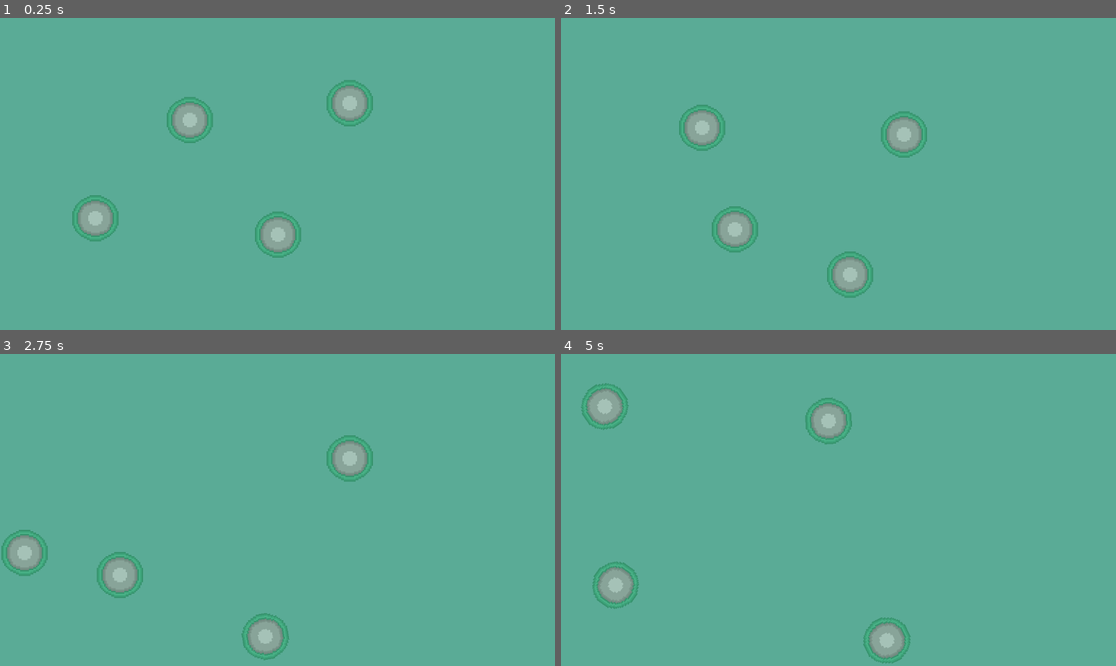
Above: before the commit, frames 1-4 (two rows, left to right).
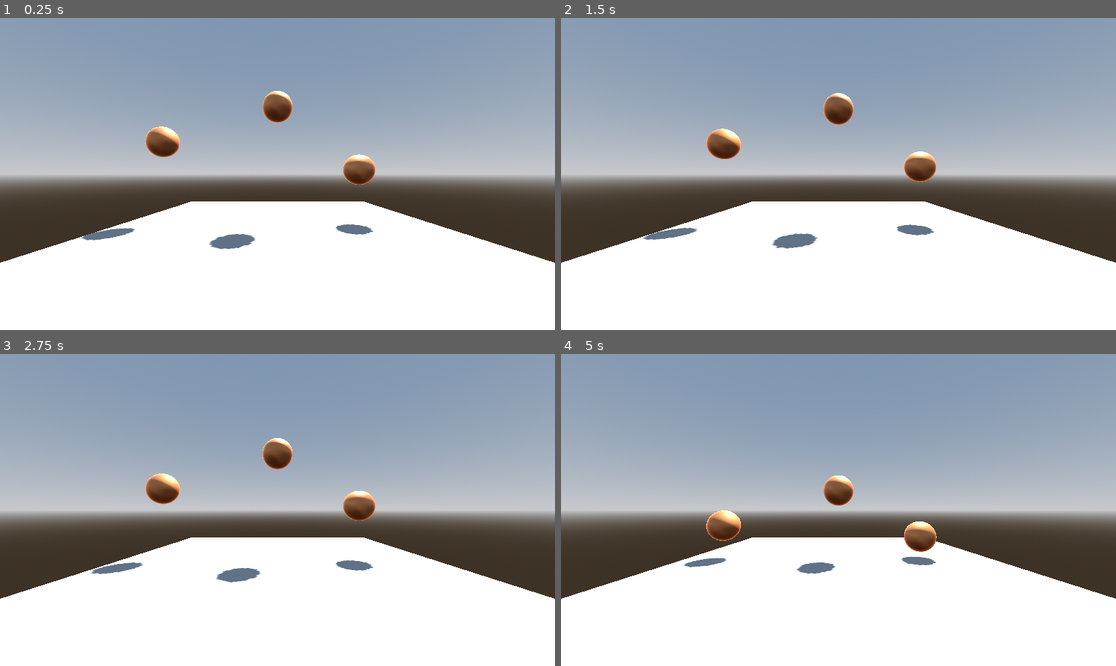
Above: after the commit, the same moments.

Repository: fkeyzuwu/GodotReversibleRigibodies
Game: Godot game, scene res://examples/3d/world_3d.tscn
The game is run twice, just before and just after one commit, with the same random seed, the same clock (stepped at 60 frames per second) and the same inputs. Before the commit the project starts from res://examples/2d/world_2d.tscn.
Inputs:
- Up to frame 1 (0.25 s): no input
- Up to frame 2 (1.5 s): tap Enter at 0.5 s; tap R at 0.6, 1.35 s; tap Space at 0.77 s
- Up to frame 3 (2.75 s): tap Space at 1.52 s; tap R at 2.1 s
- Up to frame 4 (5 s): tap R at 2.85, 3.6, 4.35 s; tap Space at 3.02, 3.77, 4.52 s

The runs differ from the first frame. In frame 1, 100% of the frame differs, in the area x 0-100%, y 0-100%; in frame 2, 100%; in frame 3, 100%; in frame 4, 100%.

Commit message:
update

Diff:
--- /dev/null
+++ b/examples/3d/sphere.gd
@@ -0,0 +1,8 @@
+extends ReversibleRigidBody3D
+
+func _input(event: InputEvent) -> void:
+	if event is InputEventKey:
+		if event.pressed and event.keycode == KEY_R:
+			start_rewind()
+		elif !event.pressed and event.keycode == KEY_R:
+			stop_rewind()
--- /dev/null
+++ b/examples/3d/sphere.tscn
@@ -0,0 +1,31 @@
+[gd_scene load_steps=6 format=3 uid="uid://doc5q1v03xcs0"]
+
+[ext_resource type="Script" path="res://examples/3d/sphere.gd" id="1_r0cr3"]
+
+[sub_resource type="PhysicsMaterial" id="PhysicsMaterial_7bm5g"]
+bounce = 0.95
+
+[sub_resource type="SphereShape3D" id="SphereShape3D_5atlh"]
+
+[sub_resource type="StandardMaterial3D" id="StandardMaterial3D_7lir4"]
+albedo_color = Color(0.878431, 0.564706, 0.352941, 1)
+metallic = 0.76
+roughness = 0.58
+rim_enabled = true
+proximity_fade_distance = 1988.76
+
+[sub_resource type="SphereMesh" id="SphereMesh_icu07"]
+material = SubResource("StandardMaterial3D_7lir4")
+
+[node name="Sphere" type="RigidBody3D" node_paths=PackedStringArray("collision_shape_3d")]
+physics_material_override = SubResource("PhysicsMaterial_7bm5g")
+script = ExtResource("1_r0cr3")
+collision_shape_3d = NodePath("CollisionShape3D")
+reverse_buffer_time = 8.0
+keep_momentum = true
+
+[node name="CollisionShape3D" type="CollisionShape3D" parent="."]
+shape = SubResource("SphereShape3D_5atlh")
+
+[node name="MeshInstance3D" type="MeshInstance3D" parent="."]
+mesh = SubResource("SphereMesh_icu07")
--- /dev/null
+++ b/examples/3d/world_3d.tscn
@@ -0,0 +1,52 @@
+[gd_scene load_steps=7 format=3 uid="uid://bdg8aos1i82y5"]
+
+[ext_resource type="PackedScene" uid="uid://doc5q1v03xcs0" path="res://examples/3d/sphere.tscn" id="1_dt3dn"]
+
+[sub_resource type="ProceduralSkyMaterial" id="ProceduralSkyMaterial_auc6x"]
+sky_horizon_color = Color(0.64625, 0.65575, 0.67075, 1)
+ground_horizon_color = Color(0.64625, 0.65575, 0.67075, 1)
+
+[sub_resource type="Sky" id="Sky_ss4hu"]
+sky_material = SubResource("ProceduralSkyMaterial_auc6x")
+
+[sub_resource type="Environment" id="Environment_fkqvw"]
+background_mode = 2
+sky = SubResource("Sky_ss4hu")
+tonemap_mode = 2
+
+[sub_resource type="BoxShape3D" id="BoxShape3D_2nsiu"]
+size = Vector3(10, 0.05, 10)
+
+[sub_resource type="PlaneMesh" id="PlaneMesh_q6qbs"]
+
+[node name="World3D" type="Node3D"]
+
+[node name="WorldEnvironment" type="WorldEnvironment" parent="."]
+environment = SubResource("Environment_fkqvw")
+
+[node name="DirectionalLight3D" type="DirectionalLight3D" parent="."]
+transform = Transform3D(-0.866023, -0.433016, 0.250001, 0, 0.499998, 0.866027, -0.500003, 0.749999, -0.43301, 0, 0, 0)
+shadow_enabled = true
+
+[node name="StaticBody3D" type="StaticBody3D" parent="."]
+
+[node name="CollisionShape3D" type="CollisionShape3D" parent="StaticBody3D"]
+shape = SubResource("BoxShape3D_2nsiu")
+
+[node name="MeshInstance3D" type="MeshInstance3D" parent="StaticBody3D"]
+transform = Transform3D(5, 0, 0, 0, 5, 0, 0, 0, 5, 0, 0, 0)
+mesh = SubResource("PlaneMesh_q6qbs")
+
+[node name="Sphere" parent="." instance=ExtResource("1_dt3dn")]
+transform = Transform3D(1, 0, 0, 0, 1, 0, 0, 0, 1, -3.77629, 2.93646, 0)
+
+[node name="Sphere2" parent="." node_paths=PackedStringArray("collision_shape_3d") instance=ExtResource("1_dt3dn")]
+transform = Transform3D(1, 0, 0, 0, 1, 0, 0, 0, 1, 2.68428, 2.02352, 0)
+collision_shape_3d = NodePath("../Sphere/CollisionShape3D")
+
+[node name="Sphere3" parent="." node_paths=PackedStringArray("collision_shape_3d") instance=ExtResource("1_dt3dn")]
+transform = Transform3D(1, 0, 0, 0, 1, 0, 0, 0, 1, 0, 4.09005, 0)
+collision_shape_3d = NodePath("../Sphere/CollisionShape3D")
+
+[node name="Camera3D" type="Camera3D" parent="."]
+transform = Transform3D(1, 0, 0, 0, 1, 0, 0, 0, 1, 0, 1.59876, 6.71705)
--- a/project.godot
+++ b/project.godot
@@ -11,7 +11,7 @@
 [application]
 
 config/name="ReverseRigidbodyPlugin"
-run/main_scene="res://examples/2d/world_2d.tscn"
+run/main_scene="res://examples/3d/world_3d.tscn"
 config/features=PackedStringArray("4.1", "GL Compatibility")
 config/icon="res://icon.svg"
 
--- a/src/reversible_rigidbody_2d.gd
+++ b/src/reversible_rigidbody_2d.gd
@@ -18,7 +18,7 @@
 
 ## How many time in seconds should the reverse_buffer store for the given object movement.
 ## When trying to reverse time, if the object goes over the time limit it will move to the last recorded position in the buffer.
-@export_range(1.0, 10.0) var reverse_buffer_time: float = 3.0
+@export_range(1.0, 17.0) var reverse_buffer_time: float = 3.0
 
 ## Determines wether the object should keep its momentum from the rewind state or not.
 @export var keep_momentum := false
--- a/src/reversible_rigidbody_3d.gd
+++ b/src/reversible_rigidbody_3d.gd
@@ -18,7 +18,7 @@
 
 ## How many time in seconds should the reverse_buffer store for the given object movement.
 ## When trying to reverse time, if the object goes over the time limit it will move to the last recorded position in the buffer.
-@export_range(1.0, 10.0) var reverse_buffer_time: float = 3.0
+@export_range(1.0, 17.0) var reverse_buffer_time: float = 3.0
 
 ## Determines wether the object should keep its momentum from the rewind state or not.
 @export var keep_momentum := false
